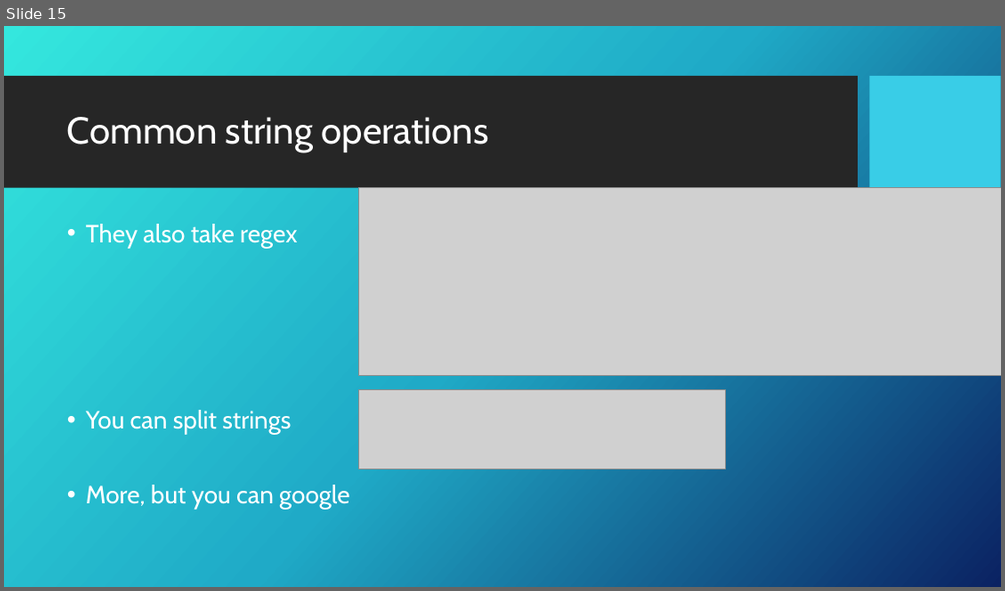
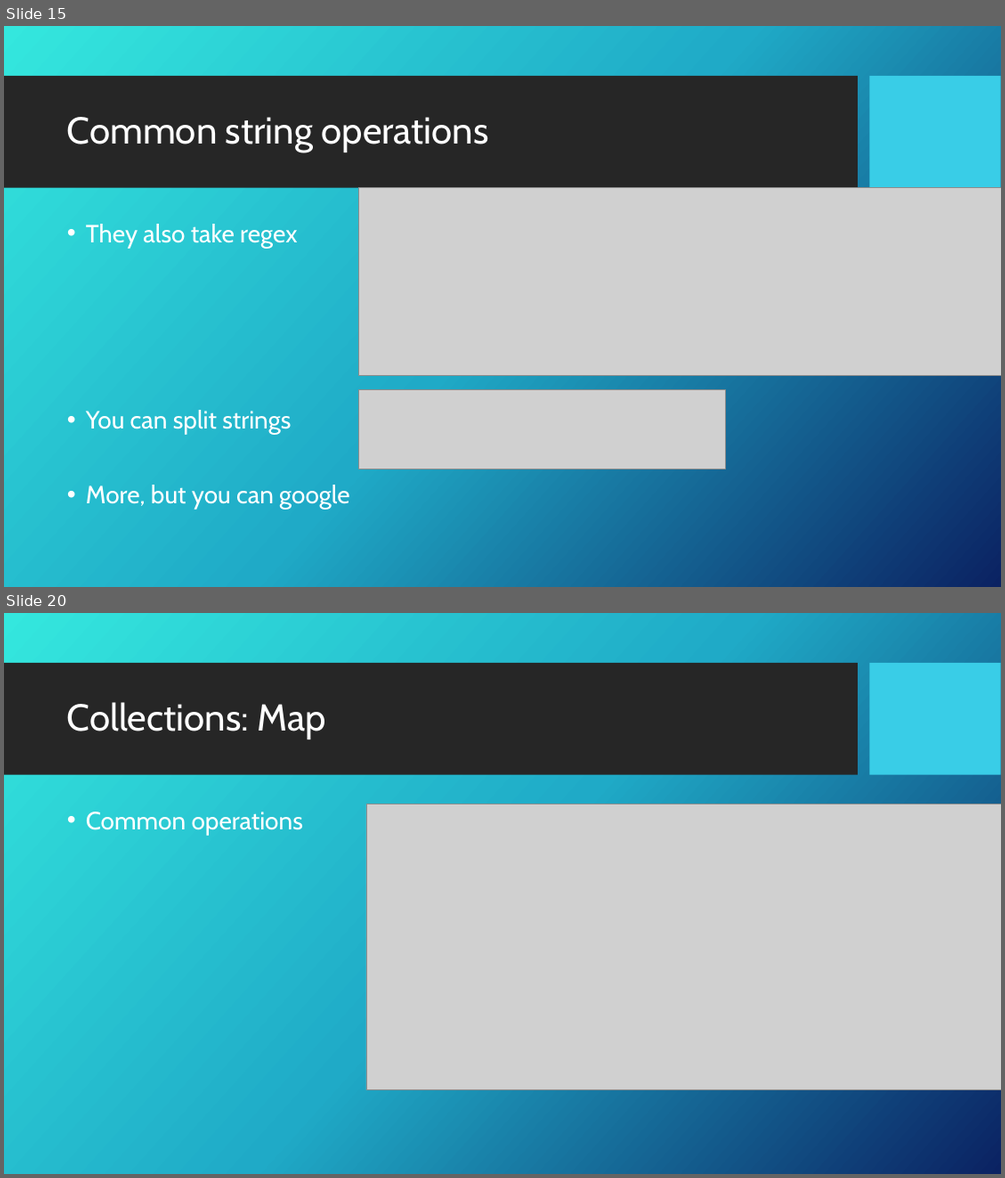
Before and after one commit to GDSC-ADEK/dart-flutter-course, a slide deck: week2/week2_slideshow.pptx. Shown one above the other, each under a label of ours: slide 15 before the commit, slides 15 and 20 after it; the slides between them are not shown. The pictures are 1005x591 and 1005x1178 pixels, drawn with LibreOffice and Linux fonts; fonts in the diff are those of the drawing; grey boxes stand for pictures; background and template pictures are left out. Boxes give left, top, right and bottom in pixels: in the first picture for what was removed or moved away, otherwise in the second. Text is boxed around its words. In the diff, an @@ line names an element or a change of style, - is before the commit and + after.

Commit message:
added content about collections

```diff
--- a/week2/week2_slideshow.pptx
+++ b/week2/week2_slideshow.pptx
@@ slide 20 added at (4,613,1001,1174), background picture (left out); not listed: 2 template elements that a slide beside it also shows @@
@@ title added at (67,702,325,739), 36 pt, text #FFFFFF @@
+Collections: Map
@@ text added at (86,811,303,835), 24 pt, text #FFFFFF @@
+• Common operations
@@ picture added at (366,804,1001,1090) @@
```
Also in this commit, not shown: 4 other slides added, 5 other files.
